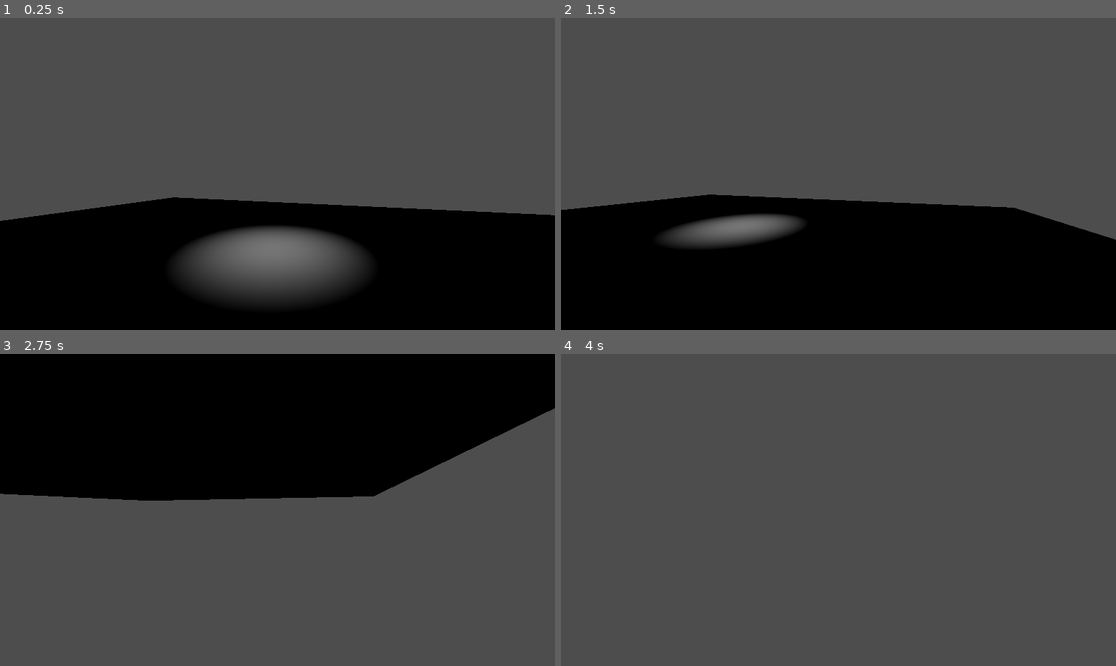
Above: before the commit, frames 1-4 (two rows, left to right).
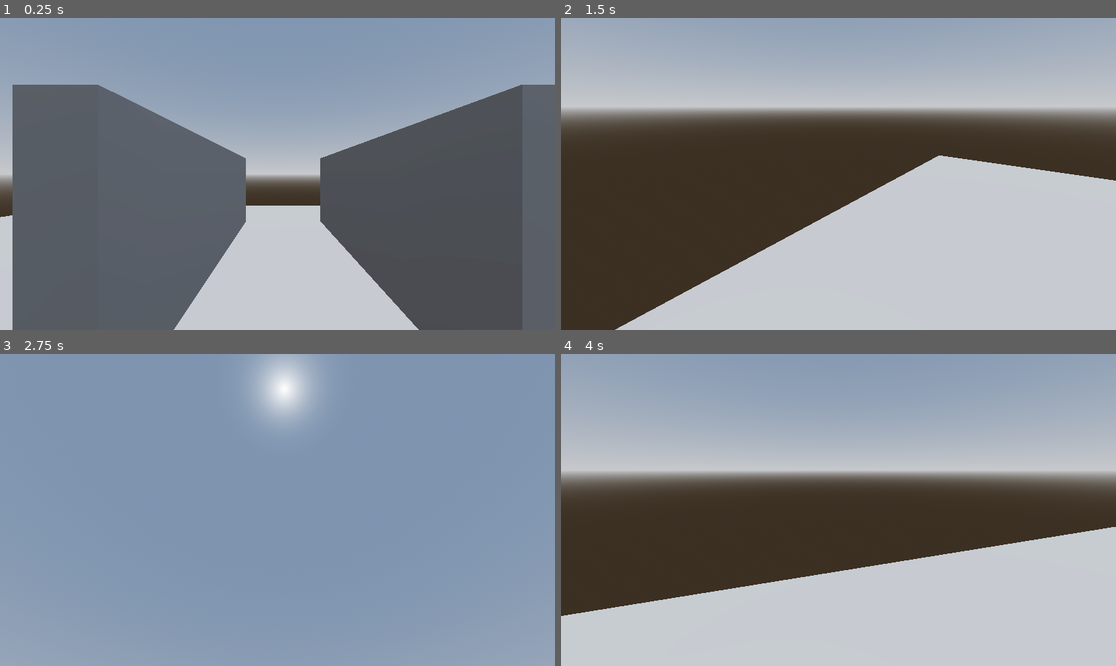
Above: after the commit, the same moments.

Repository: UnknownGamer925/Brackeys-2025-1
Game: Godot game, scene res://Scenes/ConvenienceStore/convenience_store.tscn
Same seed, same stepped clock (60 frames per second), same inputs: the game is played once before the commit and once after it.
Inputs (mouse positions are in pixels of both pictures, inside the frame that each line leads up to):
- Up to frame 1 (0.25 s): no input
- Up to frame 2 (1.5 s): tap Enter at 0.5 s; move the mouse to (960, 158) at 0.52 s; hold D (c_right) 0.53-1.28 s; click (960, 158) at 0.67 s; move the mouse to (727, 189) at 1.27 s; hold S (c_down) from 1.28 s (still down); click (727, 189) at 1.42 s
- Up to frame 3 (2.75 s): move the mouse to (333, 441) at 2.02 s; release S (c_down) at 2.03 s; hold D (c_right) from 2.03 s (still down); click (333, 441) at 2.17 s
- Up to frame 4 (4 s): move the mouse to (810, 572) at 2.77 s; release D (c_right) at 2.78 s; hold W (c_up) 2.78-3.53 s; click (810, 572) at 2.92 s; move the mouse to (1005, 556) at 3.52 s; hold A (c_left) from 3.53 s (still down); click (1005, 556) at 3.67 s

The runs differ from the first frame. In frame 1, 83% of the frame differs, in the area x 0-100%, y 0-100%; in frame 2, 97%; in frame 3, 100%; in frame 4, 97%.

Commit message:
Added player movement
- Added first person camera
- Added player movement & relative rotation

Diff:
--- a/Prefabs/Player/PlayerCharacter.tscn
+++ b/Prefabs/Player/PlayerCharacter.tscn
@@ -1,6 +1,7 @@
-[gd_scene load_steps=5 format=3 uid="uid://cdhbe21kmh2w6"]
+[gd_scene load_steps=6 format=3 uid="uid://cdhbe21kmh2w6"]
 
 [ext_resource type="Script" path="res://Prefabs/Player/Scripts/movement_script.gd" id="1_thbuj"]
+[ext_resource type="Script" path="res://Prefabs/Player/Scripts/camera_script.gd" id="2_ei3r6"]
 
 [sub_resource type="CapsuleShape3D" id="CapsuleShape3D_yimsp"]
 
@@ -20,7 +21,8 @@
 surface_material_override/0 = SubResource("StandardMaterial3D_3xk37")
 
 [node name="Pivot" type="Marker3D" parent="."]
+transform = Transform3D(-1, 0, -8.74228e-08, 0, 1, 0, 8.74228e-08, 0, -1, 0, 0.743527, 0)
+script = ExtResource("2_ei3r6")
 
 [node name="Camera3D" type="Camera3D" parent="Pivot"]
-transform = Transform3D(1, 0, 0, 0, 1, 0, 0, 0, 1, 0, 0.784759, 0.00425202)
 current = true
--- /dev/null
+++ b/Prefabs/Player/Scripts/camera_script.gd
@@ -0,0 +1,29 @@
+extends Marker3D
+
+var cam : Camera3D
+
+# Called when the node enters the scene tree for the first time.
+func _ready() -> void:
+	Input.warp_mouse(Vector2(position.x, position.y))
+	Input.mouse_mode = Input.MOUSE_MODE_CAPTURED
+	cam = $Camera3D
+
+func _unhandled_input(event: InputEvent) -> void:
+	if event is InputEventMouseButton: # if mouse clicks anything in game window, capture cursor
+		Input.mouse_mode = Input.MOUSE_MODE_CAPTURED
+	elif event.is_action_pressed("ui_cancel"): # if 'esc' pressed, release cursor
+		Input.mouse_mode = Input.MOUSE_MODE_VISIBLE
+
+	if (Input.mouse_mode == Input.MOUSE_MODE_CAPTURED) and (event is InputEventMouseMotion):
+		rotate_y(-event.relative.x * 0.01)
+		cam.rotate_x(-event.relative.y * 0.01)
+		cam.rotation.x = clamp(cam.rotation.x, deg_to_rad(-30), deg_to_rad(60))
+
+# Called every frame. 'delta' is the elapsed time since the previous frame.
+func _process(delta: float) -> void:
+	pass
+	#var mouse_x : float = cam.project_ray_normal()
+	#var mouse_y : float = get_viewport().get_mouse_position().y
+
+	#transform.basis = Basis(Vector3.RIGHT, mouse_x)
+	#print(mouse_x)
--- a/Prefabs/Player/Scripts/movement_script.gd
+++ b/Prefabs/Player/Scripts/movement_script.gd
@@ -1,18 +1,28 @@
 extends CharacterBody3D
 
 
-const SPEED = 5.0
+const SPEED = 400
+var camera : Marker3D
 
+func _ready() -> void:
+	camera = $Pivot
 
 func _physics_process(delta: float) -> void:
 	# Add the gravity.
 	if not is_on_floor():
 		velocity += get_gravity() * delta
 
-	var h_axis : float = Input.get_axis("c_right", "c_left")
-	var v_axis : float = Input.get_axis("c_down","c_up")
+# movement & rotation
+	var h_axis : float = Input.get_axis("c_left", "c_right")
+	var v_axis : float = Input.get_axis("c_up","c_down")
 
-	position += Vector3 (h_axis * SPEED * delta, 0, v_axis * SPEED * delta)
+	var direction : Vector3 = (camera.basis * Vector3(h_axis, 0, v_axis)).normalized()
 
+	if direction:
+		velocity.x = direction.x * SPEED * delta
+		velocity.z = direction.z * SPEED * delta
+	else:
+		velocity.x = move_toward(direction.x, 0, SPEED)
+		velocity.z = move_toward(direction.z, 0, SPEED)
 
 	move_and_slide()
--- a/Scenes/ConvenienceStore/convenience_store.tscn
+++ b/Scenes/ConvenienceStore/convenience_store.tscn
@@ -1,12 +1,28 @@
-[gd_scene load_steps=4 format=3 uid="uid://d0ej1raa0eym3"]
+[gd_scene load_steps=7 format=3 uid="uid://d0ej1raa0eym3"]
 
 [ext_resource type="PackedScene" uid="uid://cdhbe21kmh2w6" path="res://Prefabs/Player/PlayerCharacter.tscn" id="1_3l8qs"]
+
+[sub_resource type="ProceduralSkyMaterial" id="ProceduralSkyMaterial_hhdhu"]
+sky_horizon_color = Color(0.64625, 0.65575, 0.67075, 1)
+ground_horizon_color = Color(0.64625, 0.65575, 0.67075, 1)
+
+[sub_resource type="Sky" id="Sky_qxbuv"]
+sky_material = SubResource("ProceduralSkyMaterial_hhdhu")
+
+[sub_resource type="Environment" id="Environment_2w04y"]
+background_mode = 2
+sky = SubResource("Sky_qxbuv")
+tonemap_mode = 2
+glow_enabled = true
 
 [sub_resource type="BoxMesh" id="BoxMesh_c6gp2"]
 
 [sub_resource type="BoxShape3D" id="BoxShape3D_e2rpp"]
 
 [node name="ConvenienceStore" type="Node3D"]
+
+[node name="WorldEnvironment" type="WorldEnvironment" parent="."]
+environment = SubResource("Environment_2w04y")
 
 [node name="MeshInstance3D" type="MeshInstance3D" parent="."]
 transform = Transform3D(21.6048, 0, 0, 0, 0.327609, 0, 0, 0, 15.1648, 0, 0, 0)
@@ -17,10 +33,26 @@
 [node name="CollisionShape3D" type="CollisionShape3D" parent="MeshInstance3D/StaticBody3D"]
 shape = SubResource("BoxShape3D_e2rpp")
 
+[node name="MeshInstance3D2" type="MeshInstance3D" parent="."]
+transform = Transform3D(0.549894, 0, 0, 0, 2.75277, 0, 0, 0, 6.18551, 1.03628, 1.10922, 0.822025)
+mesh = SubResource("BoxMesh_c6gp2")
+
+[node name="StaticBody3D" type="StaticBody3D" parent="MeshInstance3D2"]
+
+[node name="CollisionShape3D" type="CollisionShape3D" parent="MeshInstance3D2/StaticBody3D"]
+shape = SubResource("BoxShape3D_e2rpp")
+
+[node name="MeshInstance3D3" type="MeshInstance3D" parent="."]
+transform = Transform3D(0.549894, 0, 0, 0, 2.75277, 0, 0, 0, 6.18551, -2.25612, 1.10922, 0.822025)
+mesh = SubResource("BoxMesh_c6gp2")
+
+[node name="StaticBody3D" type="StaticBody3D" parent="MeshInstance3D3"]
+
+[node name="CollisionShape3D" type="CollisionShape3D" parent="MeshInstance3D3/StaticBody3D"]
+shape = SubResource("BoxShape3D_e2rpp")
+
 [node name="PlayerCharacter" parent="." instance=ExtResource("1_3l8qs")]
-transform = Transform3D(-0.947996, 0, -0.318281, 0, 1, 0, 0.318281, 0, -0.947996, -1.66041, 1.22468, -4.59562)
+transform = Transform3D(1, 0, 0, 0, 1, 0, 0, 0, 1, -0.400133, 1.20444, -3.58363)
 
-[node name="OmniLight3D" type="OmniLight3D" parent="."]
-transform = Transform3D(1, 0, 0, 0, 1, 0, 0, 0, 1, 0, 4.56464, 0)
-light_energy = 16.0
-light_size = 0.398
+[node name="DirectionalLight3D" type="DirectionalLight3D" parent="."]
+transform = Transform3D(1, 0, 0, 0, -0.0318643, 0.999492, 0, -0.999492, -0.0318643, 0, 8.88854, 0)
